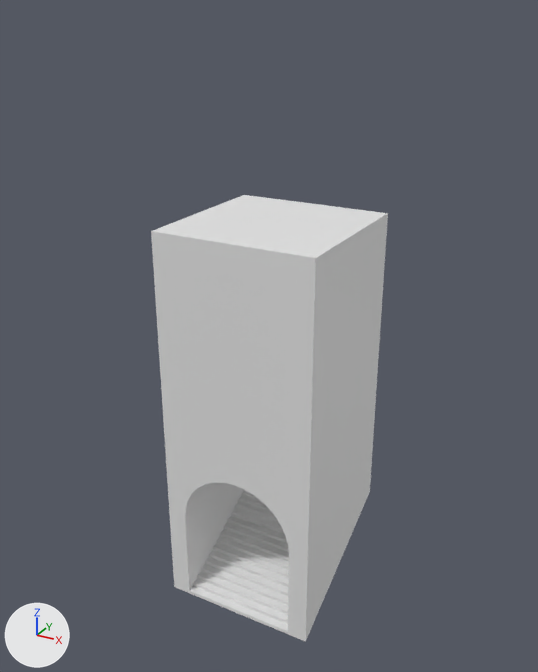
Two versions of the OBJ model assets/3d_tiles/internal_hall_stairs.obj, one commit apart.
The view is the same before and after, from a 50 mm lens placed at (7.96, -14.73, 14.48), pointed at (-0.14, -0.01, 7.12). Lighting does not change. The marker at lower left points along +X, +Y and +Z. Where no turn or scale is listed for an object, it has been applied to the vertices. Vertices at the same position are counted once.

The scene before the commit, as lines of its bpy script (objects in view):
```python
me_cube_006 = bpy.data.meshes.new('Cube.006')
me_cube_006.from_pydata(...)  # 90 vertices, 40 faces; spans x -1.5..1.5, y -2.0..2.0, z 0.0..2.0
me_cube_007 = bpy.data.meshes.new('Cube.007')
me_cube_007.from_pydata(...)  # 58 vertices, 76 faces; spans x -2.0..2.0, y -2.0..2.0, z 0.0..10.0
ob_cube_006 = bpy.data.objects.new('Cube.006', me_cube_006)
ob_cube_006.location = (0.0, 0.0, 0.0)
ob_cube_007 = bpy.data.objects.new('Cube.007', me_cube_007)
ob_cube_007.location = (0.0, 0.0, 0.0)
```
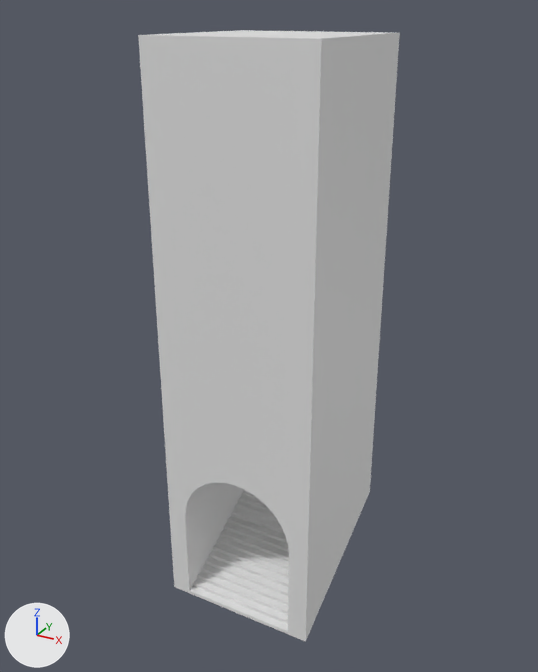
The change, as a list of edits to the scene's bpy script:
```text
Change me_cube_007:
    used by ob_cube_007; location = (0.0, 0.0, 0.0)
    remove me_cube_007.from_pydata(...)  # 58 vertices, 76 faces; spans x -2.0..2.0, y -2.0..2.0, z 0.0..10.0
    add me_cube_007.from_pydata(...)  # 64 vertices, 82 faces; spans x -2.0..2.0, y -2.0..2.0, z 0.0..14.0
    me_cube_007 part 1
    2 faces are deleted
    6 new vertices lie (0.0, 0.0, 4.0) away from vertices in x -2.0..2.0, y -2.0..2.0, z 10.0
    8 new faces join them
```

Boxes (x1, y1, x2, y2) around the edits, measured in the pictures (538 x 672 px):
'Cube.007', reshaped (11% wider, 37% taller): before (151, 195, 388, 642); after (138, 30, 400, 642)
part 1 of me_cube_007, built on: before (152, 195, 388, 258); after (138, 30, 400, 258)
